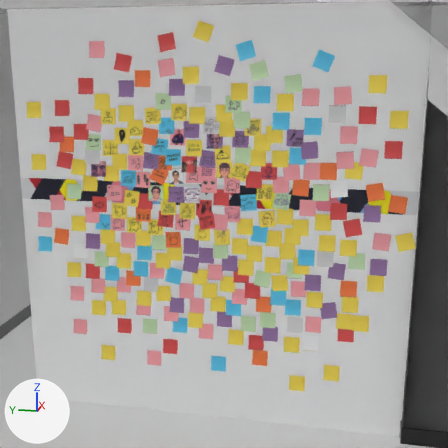
Renders of the FBX model Assets/Graphics/Models/World/fbx/InterweaveCampus.fbx from each side of a commit.
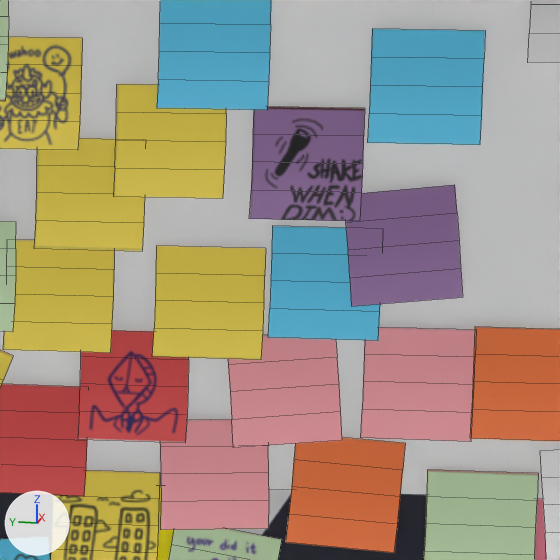
Each version is shown from a 50 mm lens placed at (1.316, 7.525, 5.063), pointed at (4.662, 8.194, 4.226), then close up on the part from 56% to 74% of the width and 25% to 44% of the height. Every picture has the same lights, and +X, +Y and +Z are marked at lower left. The close-ups show mesh edges as thin lines. Everything nearer to the camera than a plane just in front of the edit is cut away. Where no turn or scale is listed for an object, it has been applied to the vertices. Vertices at the same position are counted once.

Objects in the first close-up: '2ndFloorWalls', '2ndfloorBase', 'PostItNotes'.
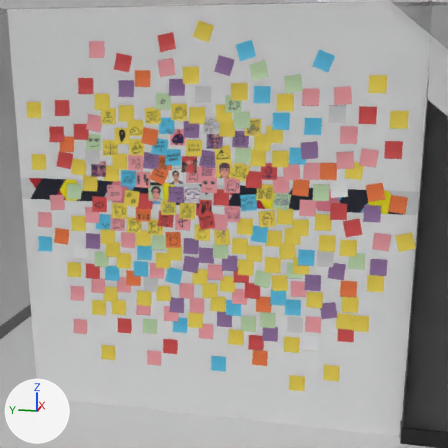
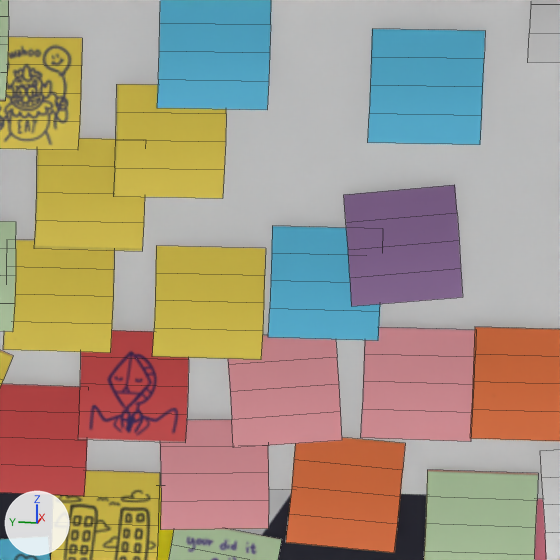
Where the change shows, as pixel boxes (x1, y1, x2, y2) in the close-ups (560 x 560 px):
```json
{"part": 1, "of": "me_plane_072", "change": "deleted", "before": [249, 107, 365, 221], "on screen": "purple"}
```

Edits to the scene script, one JSON object a line:
```json
{"block": "me_plane_072", "where": "me_plane_072.from_pydata(...)  # 2560 vertices, 1024 faces; spans x -0.01..0.0, y -0.6..1.61, z -0.41..1.68"}
{"block": "me_plane_072", "where": "# used by ob_postitnotes; location = (4.667, 7.7476, 3.6505)"}
{"block": "me_plane_072", "change": "me_plane_072 part 1: the loose piece of 10 vertices spanning x -0.01..0.0, y 0.02..0.1, z 1.02..1.11 is deleted"}
```
